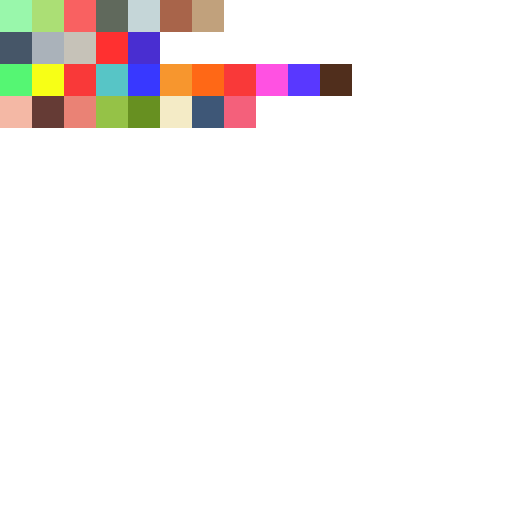
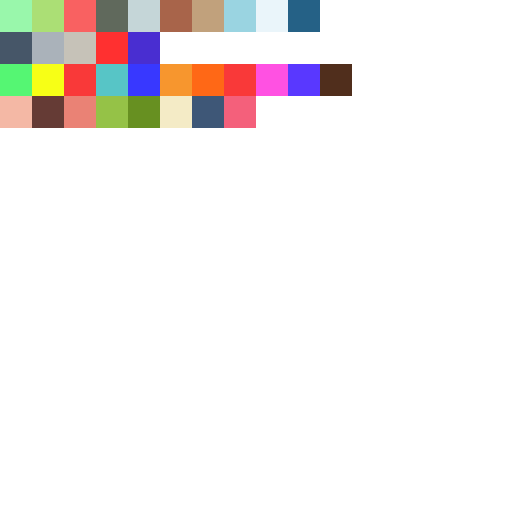
Layer changes from the first w=512, h=512 image to the second:
painted on "Layer 7" over bbox(224, 0, 320, 32)
